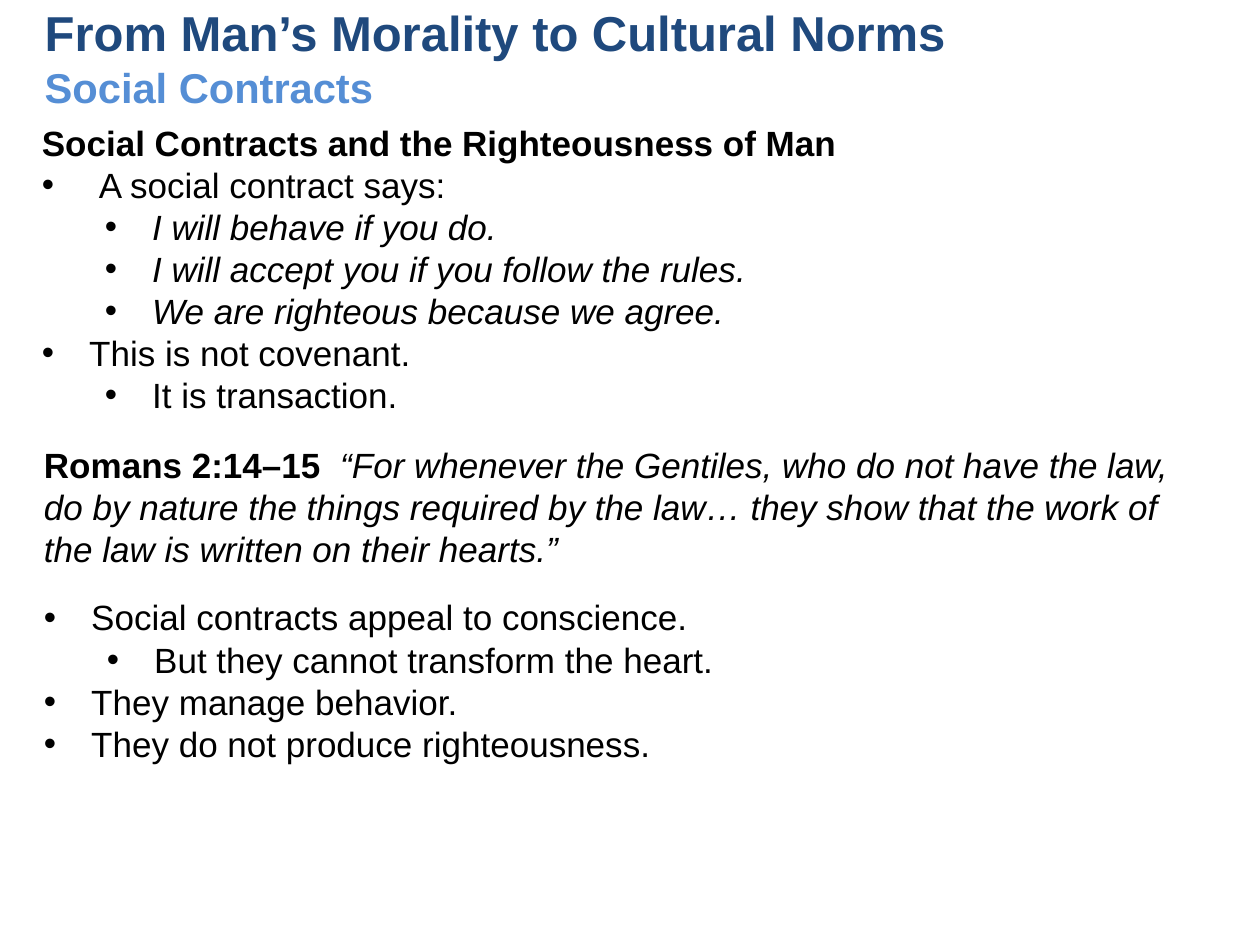
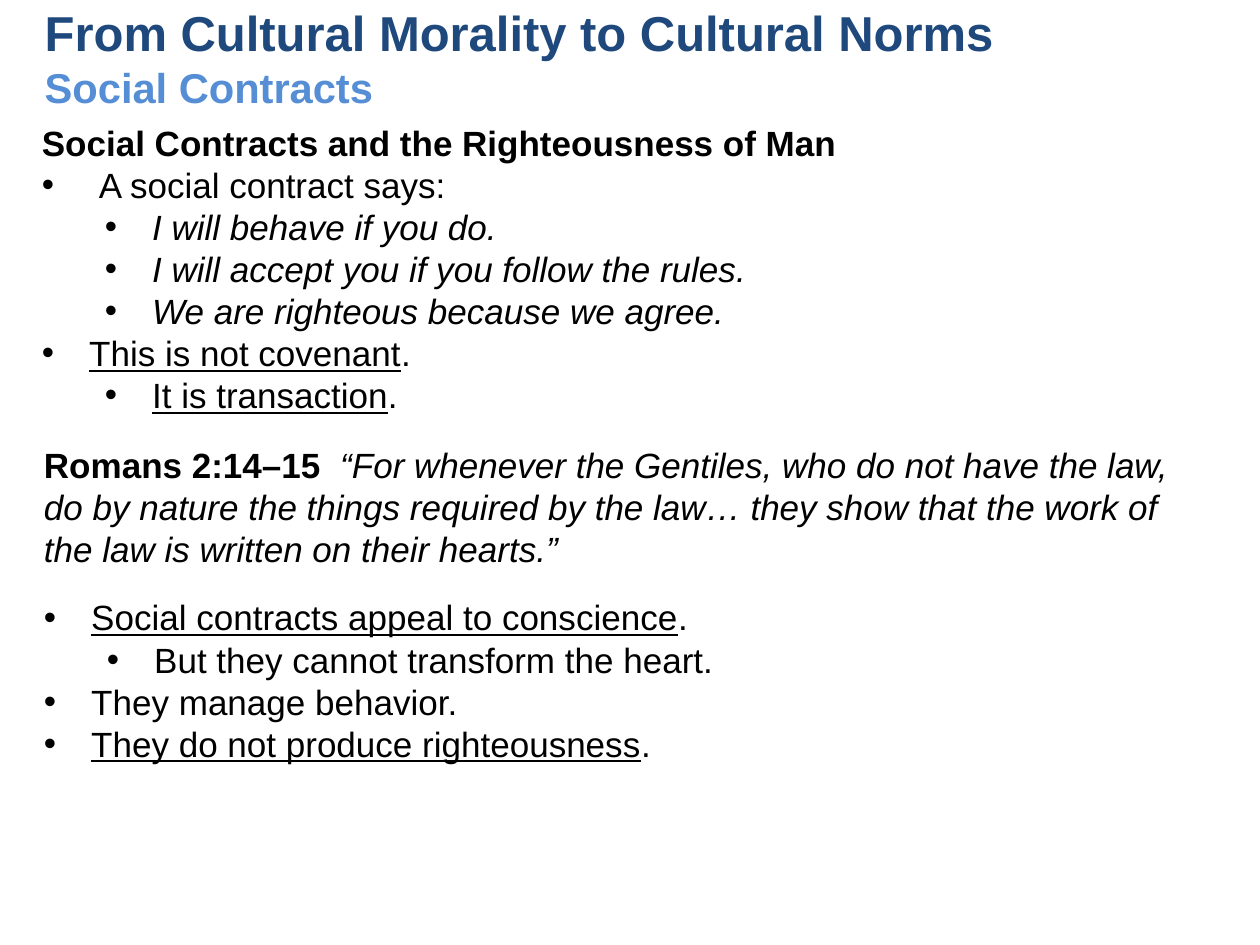
Before and after one commit to UsefulEngines/EvangelismPublic, a slide deck: slide 7 of 2026-Q1/Righteousness1/2026-01-04-Righteous-1.pptx. Drawn at 1260x945 pixels with LibreOffice and Linux fonts; fonts in the diff are those of the drawing. Boxes give left, top, right and bottom in pixels: in the first picture for what was removed or moved away, otherwise in the second. Text is boxed around its words. In the diff, an @@ line names an element or a change of style, - is before the commit and + after.

```diff
--- a/2026-Q1/Righteousness1/2026-01-04-Righteous-1.pptx
+++ b/2026-Q1/Righteousness1/2026-01-04-Righteous-1.pptx
@@ text at [45,15,993,104]: text changed @@
-From Man’s Morality to Cultural Norms
-Social Contracts
+From Cultural Morality to Cultural Norms
+Social Contracts
@@ text at [89,340,410,414]: underline on in "This is not covenant.", "It is transaction." @@
@@ text at [91,604,688,763]: underline on in "Social contracts appeal to conscience.", "They do not produce righteousness." @@
```
Also in this commit, not shown: 6 other slides changed, 2 slides added, 9 slides removed, 4 other files.
